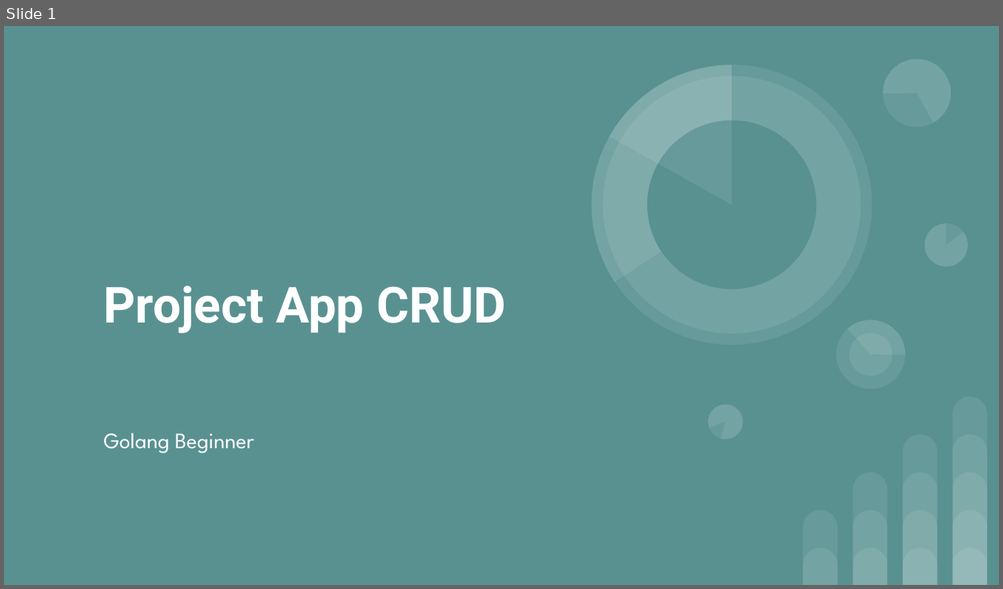
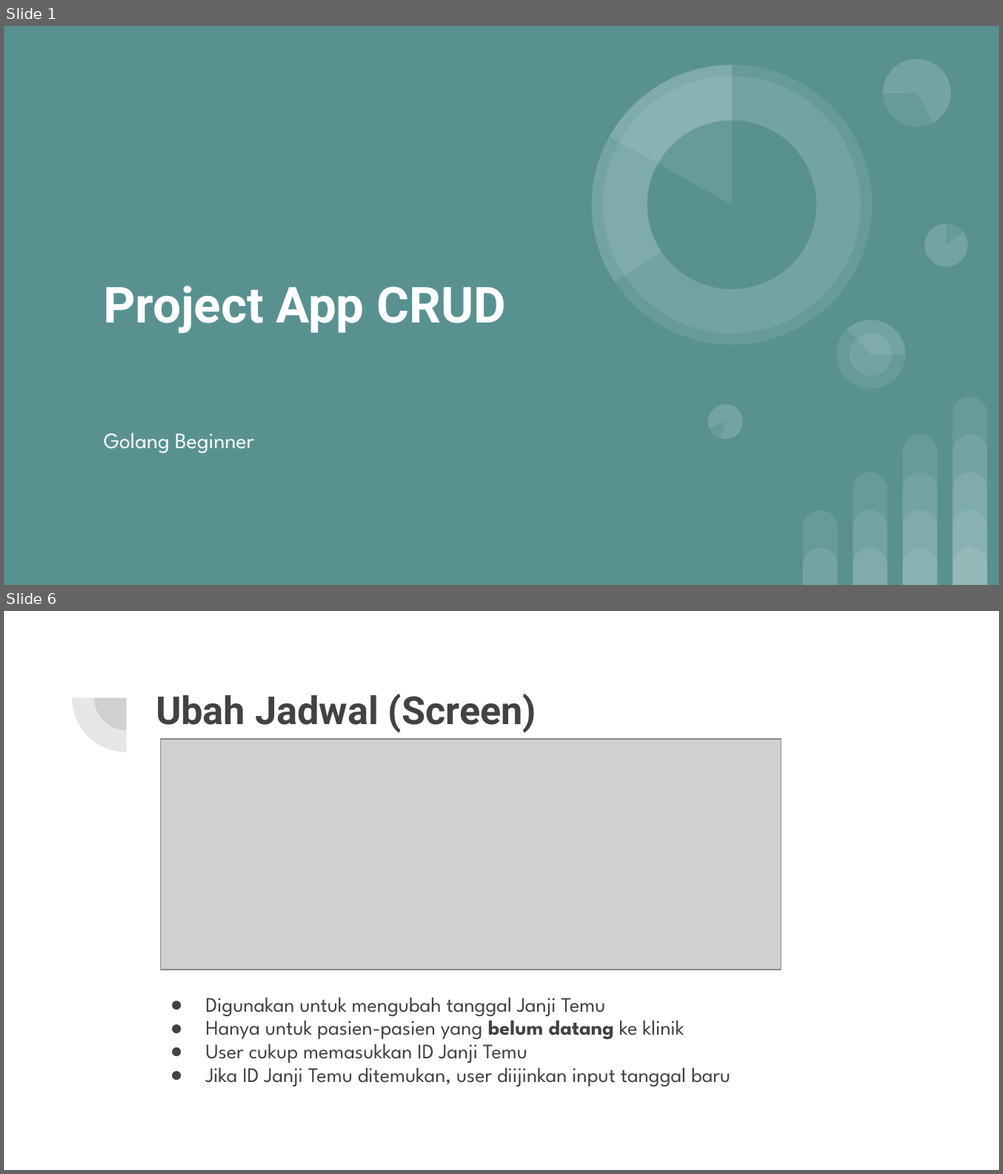
Before and after one commit to paulus-otto-harman/project-app-crud-golang-paul, a slide deck: Project App CRUD Golang Paul.pptx. Shown one above the other, each under a label of ours: slide 1 before the commit, slides 1 and 6 after it; the slides between them are not shown. The pictures are 1003x589 and 1003x1174 pixels, drawn with LibreOffice and Linux fonts; fonts in the diff are those of the drawing; grey boxes stand for pictures. Boxes give left, top, right and bottom in pixels: in the first picture for what was removed or moved away, otherwise in the second. Text is boxed around its words. In the diff, an @@ line names an element or a change of style, - is before the commit and + after.

```diff
--- a/Project App CRUD Golang Paul.pptx
+++ b/Project App CRUD Golang Paul.pptx
@@ slide 6 added at (x1=4, y1=611, x2=999, y2=1170), background #FFFFFF @@
@@ pie slice (boxed as its full ellipse) added at (x1=71, y1=644, x2=180, y2=752), fill #424242 at 13% opacity @@
@@ pie slice (boxed as its full ellipse) added at (x1=94, y1=666, x2=159, y2=730), fill #424242 at 13% opacity @@
@@ title added at (x1=156, y1=694, x2=536, y2=733), 28 pt, text #424242, bold @@
+Ubah Jadwal (Screen)
@@ picture added at (x1=160, y1=739, x2=781, y2=970) @@
@@ text added at (x1=205, y1=997, x2=730, y2=1087), 15 pt, text #424242 @@
+● Digunakan untuk mengubah tanggal Janji Temu
+● Hanya untuk pasien-pasien yang belum datang ke klinik
+● User cukup memasukkan ID Janji Temu
+● Jika ID Janji Temu ditemukan, user diijinkan input tanggal baru
```
Also in this commit, not shown: 2 slides changed, 6 other slides added, 2 other files.
